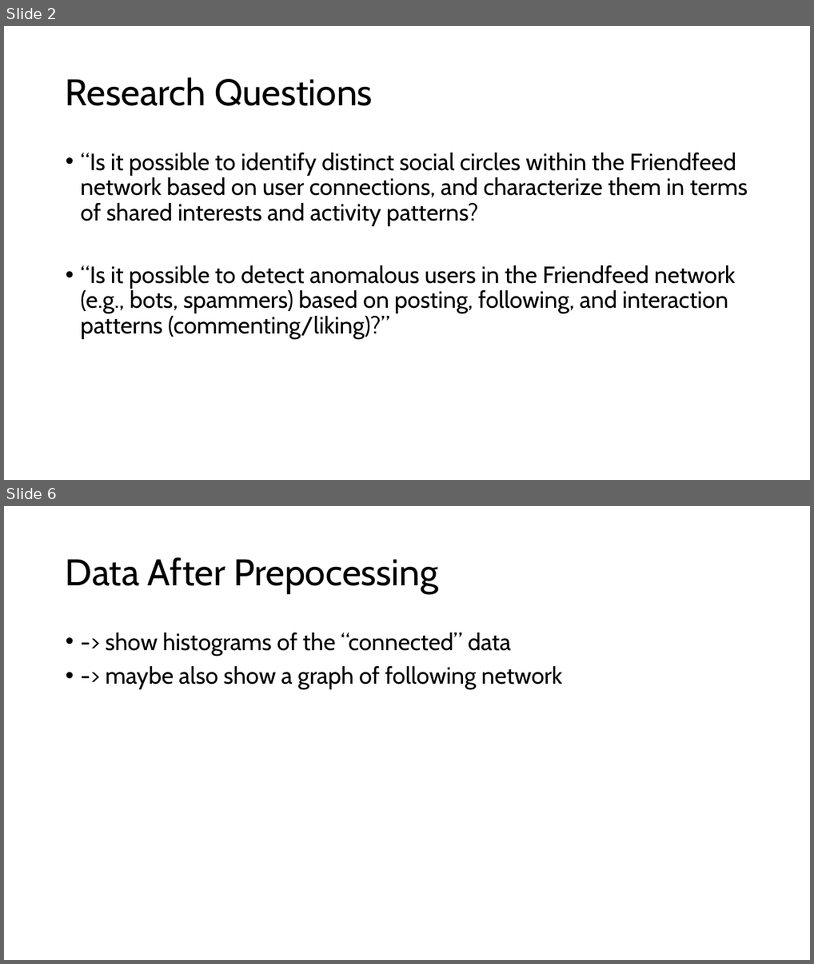
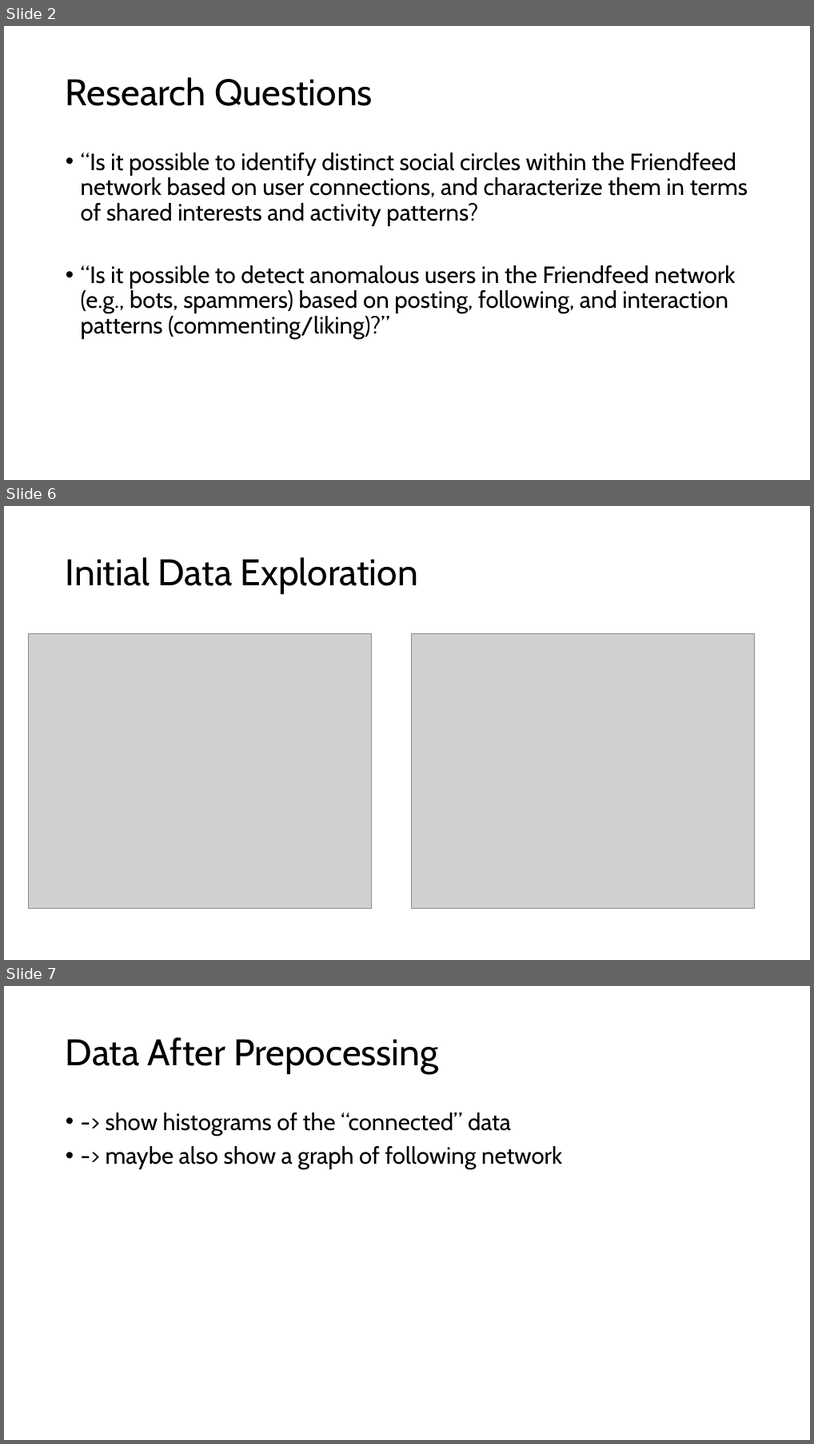
Before and after one commit to jonas-blum/data-mining-1, a slide deck: project/project-presentation.pptx. Shown one above the other, each under a label of ours: slides 2 and 6 before the commit, slides 2, 6 and 7 after it; the slides between them are not shown. The pictures are 814x964 and 814x1444 pixels, drawn with LibreOffice and Linux fonts; fonts in the diff are those of the drawing; grey boxes stand for pictures. Boxes give left, top, right and bottom in pixels: in the first picture for what was removed or moved away, otherwise in the second. Text is boxed around its words. In the diff, an @@ line names an element or a change of style, - is before the commit and + after.

```diff
--- a/project/project-presentation.pptx
+++ b/project/project-presentation.pptx
@@ slide 6 added at bbox=[4, 506, 810, 960], background #FFFFFF @@
@@ title added at bbox=[66, 557, 418, 594], 44 pt, text #000000 @@
+Initial Data Exploration
@@ picture added at bbox=[28, 634, 372, 908] @@
@@ picture added at bbox=[412, 634, 755, 908] @@
@@ what was slide 6 is now slide 7 @@
```
Also in this commit, not shown: 4 slides changed, 1 other slide added, 9 other files.
